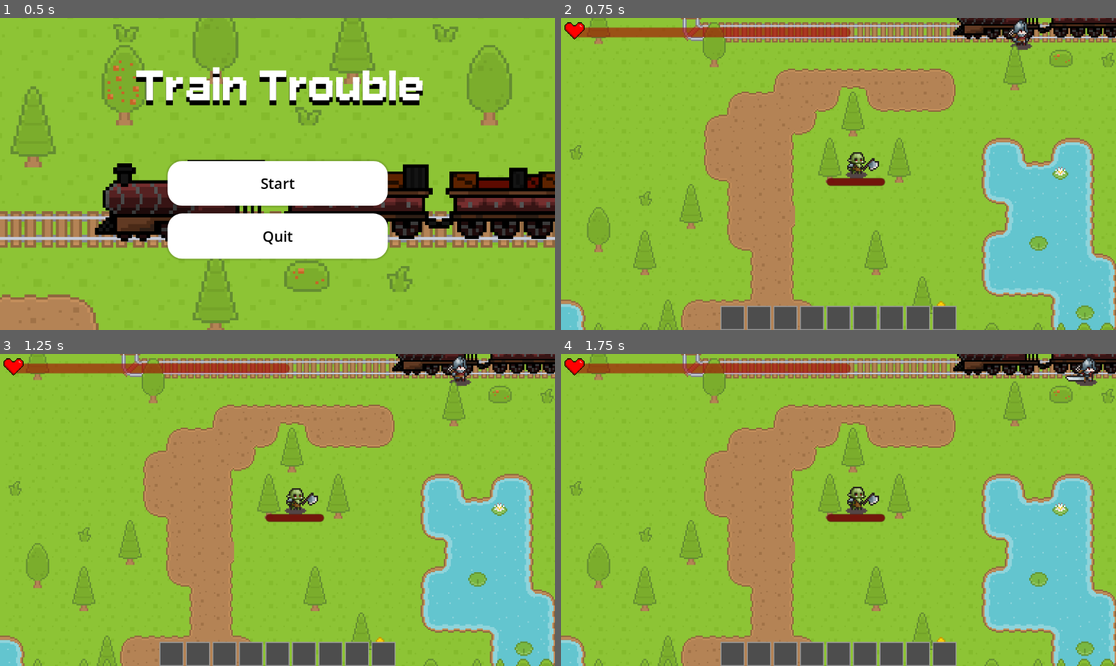
Above: before the commit, frames 1-4 (two rows, left to right).
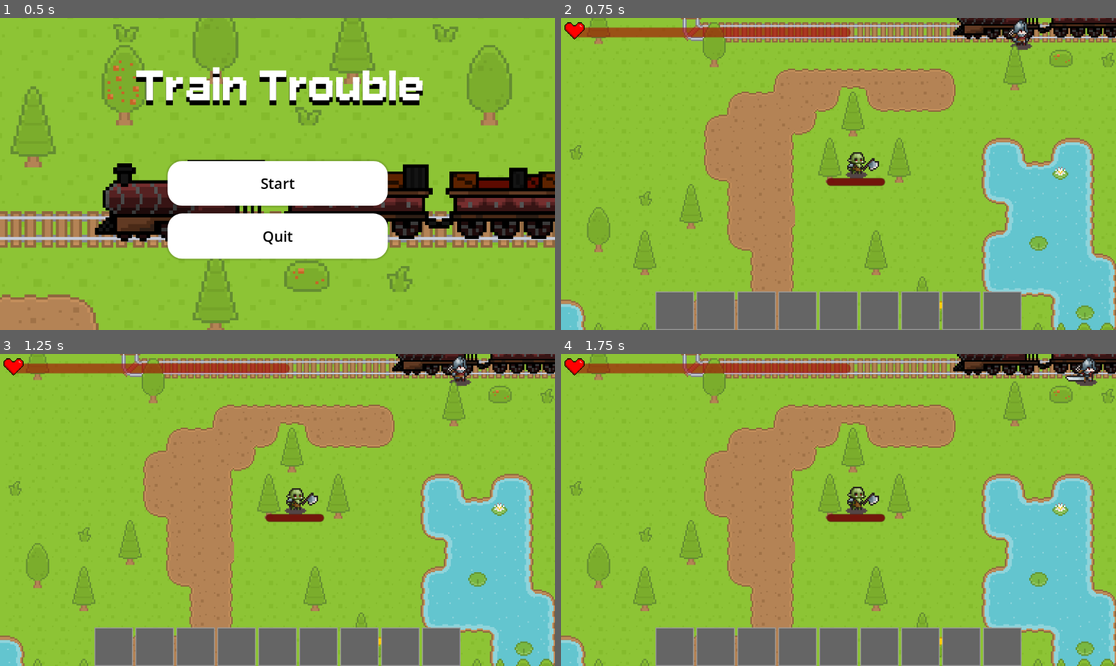
Above: after the commit, the same moments.

Repository: EyeAmTheOne/CS180_Project
Game: Godot game, scene res://ui/menus/MainMenu.tscn
Same seed, same stepped clock (60 frames per second), same inputs: the game is played once before the commit and once after it.
Inputs:
- Up to frame 1 (0.5 s): no input
- Up to frame 2 (0.75 s): click "Start" at 0.5 s
- Up to frame 3 (1.25 s): no input
- Up to frame 4 (1.75 s): hold D (right) from 1.28 s (still down); tap F (attack) at 1.35 s

Frame 1 is identical in both runs. In frame 2, 5.7% of the frame differs, in the area x 17-83%, y 87-100%; in frame 3, 5.7%; in frame 4, 5.7%.

Commit message:
Inventory icons added

Diff:
--- a/inventory/Item.gd
+++ b/inventory/Item.gd
@@ -3,10 +3,13 @@
 # Represents a single item in the inventory
 var item_name = ""
 var quantity = 0
+var item_data = {}
 
 func _init(name = "", amount = 0):
 	item_name = name
 	quantity = amount
+	# Get the item data from ItemDatabase
+	item_data = ItemDatabase.get_item_data(name)
 
 func add(amount):
 	quantity += amount
@@ -22,3 +25,6 @@
 
 func get_item_name():
 	return item_name
+
+func get_icon() -> String:
+	return item_data.get("icon", "")
--- a/inventory/ItemDatabase.gd
+++ b/inventory/ItemDatabase.gd
@@ -1,43 +1,27 @@
 extends Node
 
-# Stores all the item definitions for the game
 var items = {}
 
 func _ready():
 	items["wood"] = {
 		"name": "Wood",
-		"description": "Basic resource for crafting",
-		"max_stack": 99
+		"icon": "res://assets/art/small_tree.png"
+	}
+	items["coal"] = {
+		"name": "Coal",
+		"icon": "res://assets/art/coal.webp"
+	}
+	items["metal"] = {
+		"name": "Metal",
+		"icon": "res://assets/art/pngtree-rock-material-vector-png-image_13459100.png"
+	}
+	items["gold"] = {
+		"name": "Gold",
+		"icon": "res://assets/art/gold.jpg"
 	}
 
-	items["metal"] = {
-		"name": "Metal scrap",
-		"description": "Used for upgrades",
-		"max_stack": 99
-	}
-
-	items["coal"] = {
-		"name": "Coal",
-		"description": "Fuel for the train",
-		"max_stack": 50
-	}
-
-	items["health_potion"] = {
-		"name": "Health Potion",
-		"description": "Restores health",
-		"max_stack": 10
-	}
-
-	items["gold"] = {
-		"name": "gold",
-		"description": "Valuable currency",
-		"max_stack": 999
-	}
-
-func item_exists(item_name):
+func item_exists(item_name: String) -> bool:
 	return items.has(item_name)
 
-func get_item(item_name):
-	if items.has(item_name):
-		return items[item_name]
-	return null
+func get_item_data(item_name: String) -> Dictionary:
+	return items.get(item_name, {})
--- a/inventory/SimpleInventoryUI.gd
+++ b/inventory/SimpleInventoryUI.gd
@@ -29,11 +29,11 @@
 
 	for i in range(9):
 		var slot = Panel.new()
-		slot.custom_minimum_size = Vector2(50, 50)
+		slot.custom_minimum_size = Vector2(80, 80)
 
 		# Style
 		var style = StyleBoxFlat.new()
-		style.bg_color = Color(0.3, 0.3, 0.3)
+		style.bg_color = Color(0.397, 0.397, 0.397, 1.0)
 		style.border_width_left = 2
 		style.border_width_right = 2
 		style.border_width_top = 2
@@ -45,20 +45,23 @@
 		if i < items.size():
 			var item = items[i]
 
-			# Item name at top
-			var name_label = Label.new()
-			name_label.text = item.get_name()
-			name_label.position = Vector2(5, 5)
-			name_label.add_theme_font_size_override("font_size", 10)
-			name_label.add_theme_color_override("font_color", Color(1, 1, 1))
-			slot.add_child(name_label)
+			# Item icon (image)
+			var icon = TextureRect.new()
+			icon.texture = load(item.get_icon())
+			icon.expand_mode = TextureRect.EXPAND_FIT_WIDTH_PROPORTIONAL
+			icon.stretch_mode = TextureRect.STRETCH_KEEP_ASPECT_CENTERED
+			icon.custom_minimum_size = Vector2(50, 50)
+			icon.position = Vector2(15, 10)
+			slot.add_child(icon)
 
-			# Item quantity in bottom right
+			# Quantity number (bottom right)
 			var qty_label = Label.new()
 			qty_label.text = str(item.get_quantity())
-			qty_label.position = Vector2(30, 30)
-			qty_label.add_theme_font_size_override("font_size", 16)
-			qty_label.add_theme_color_override("font_color", Color(1, 1, 1))
+			qty_label.position = Vector2(50, 55)
+			qty_label.add_theme_font_size_override("font_size", 20)
+			qty_label.add_theme_color_override("font_color", Color.WHITE)
+			qty_label.add_theme_color_override("font_outline_color", Color.BLACK)
+			qty_label.add_theme_constant_override("outline_size", 2)
 			slot.add_child(qty_label)
 
 		hotbar.add_child(slot)
--- a/project.godot
+++ b/project.godot
@@ -18,6 +18,7 @@
 [autoload]
 
 scene_manager="*res://core/scene_manager.gd"
+ItemDatabase="*res://inventory/ItemDatabase.gd"
 
 [global_group]
 
Not shown: 1 places in world/World.tscn that only renumber resources
